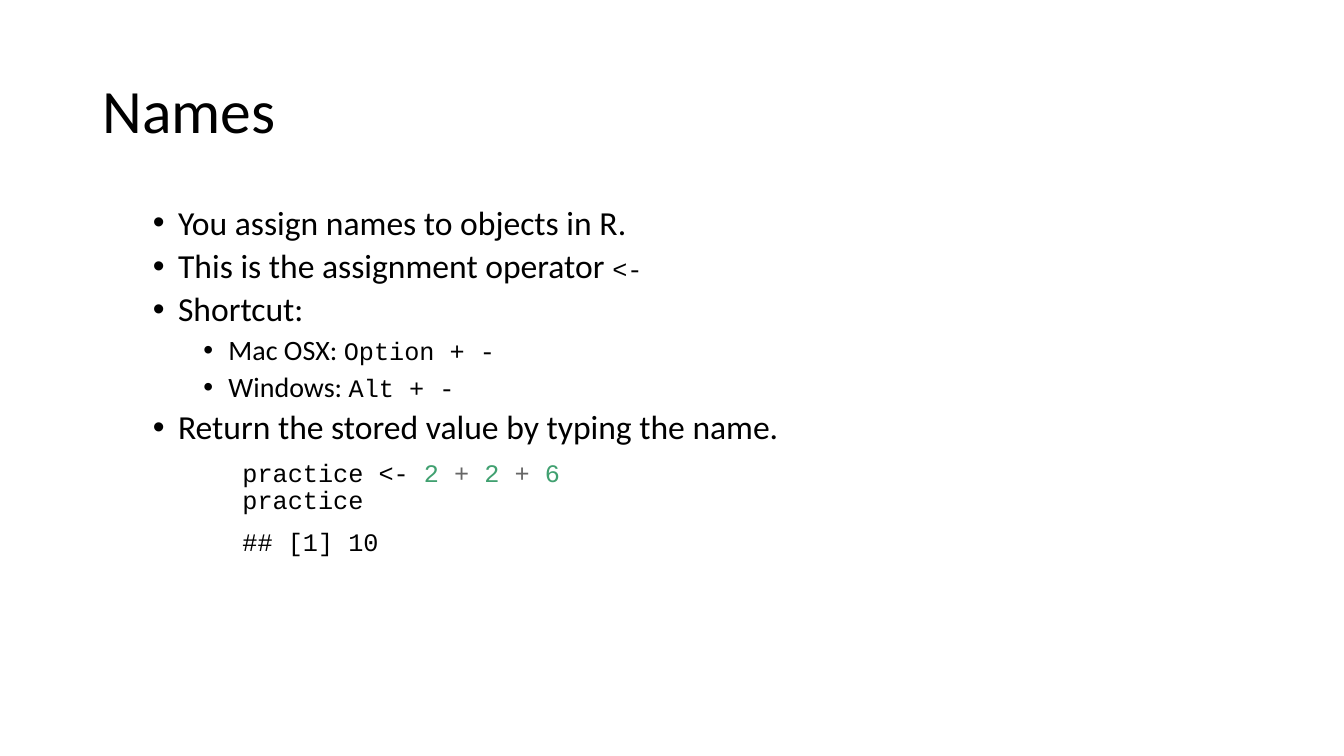
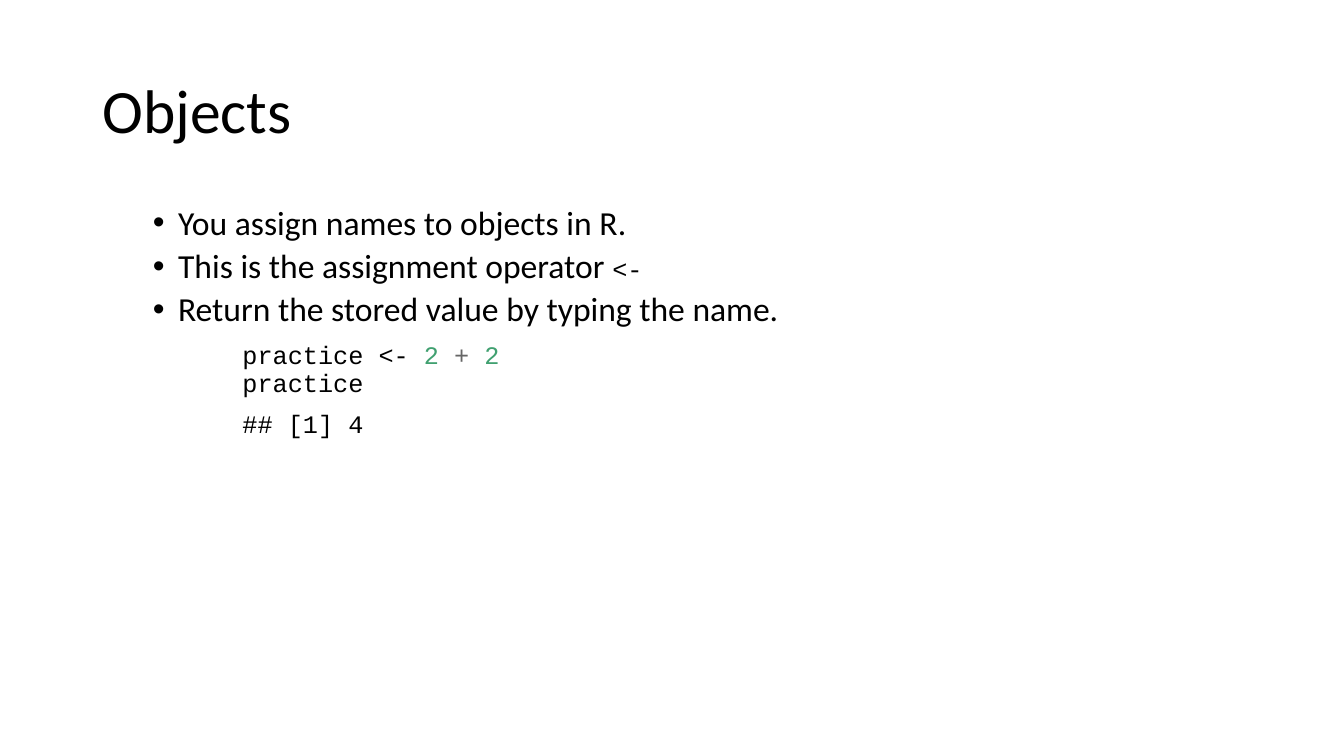
Before and after one commit to uclh-criu/learning-datascience, a slide deck: slide 13 of sessions/2-R-intro.pptx (slide 19 before the commit). Drawn at 1344x756 pixels with LibreOffice and Linux fonts; fonts in the diff are those of the drawing. Boxes give left, top, right and bottom in pixels: in the first picture for what was removed or moved away, otherwise in the second. Text is boxed around its words. In the diff, an @@ line names an element or a change of style, - is before the commit and + after.

```diff
--- a/sessions/2-R-intro.pptx
+++ b/sessions/2-R-intro.pptx
@@ title at <box>102,90,291,144</box>: text changed @@
-Names
+Objects
@@ text at <box>178,297,435,398</box>: paragraphs removed @@
-  • Shortcut:
-    • Mac OSX: Option + -
-    • Windows: Alt + -
@@ text at <box>242,346,499,439</box>: text changed @@
-practice <- 2 + 2 + 6
-practice
-## [1] 10
+practice <- 2 + 2
+practice
+## [1] 4
```
Also in this commit, not shown: 10 other slides changed, 7 slides added, 12 slides removed, 7 other files.
